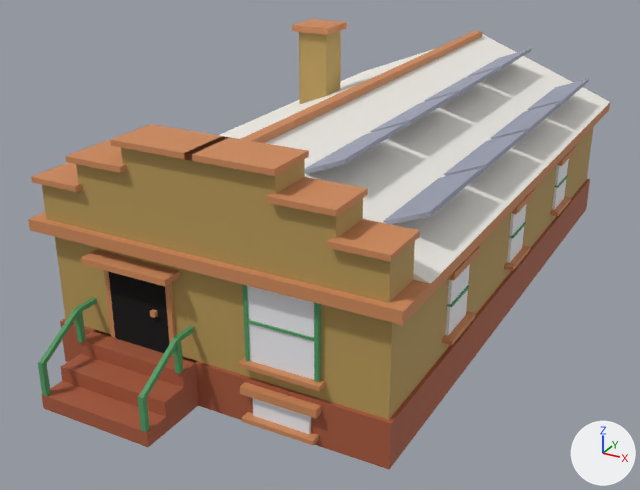
The Blender file assets/managed-models/buildings/house-1x2-1f-dutch-a-solar/house-1x2-1f-dutch-a-solar.blend: old version first, new version second.
The view is the same before and after, from a 50 mm camera at (1.097, -2.263, 1.224) aimed at (-0.07, -0.142, 0.163). Every picture has the same lights, and +X, +Y and +Z are marked at lower right. The first picture is the older version.

Script lines for the objects in view, before the commit:
```python
me_house_1x2_1f_dutch_a_solar = bpy.data.meshes.new('house-1x2-1f-dutch-a-solar')
me_house_1x2_1f_dutch_a_solar.from_pydata(...)  # 688 vertices, 512 faces; spans x -0.5..0.5, y -1.0..1.0, z 0.0..0.73
me_house_1x2_1f_dutch_a_solar.materials.append(mat_m_house_1x2_1f_dutch_a_solar)
ob_house_1x2_1f_dutch_a_solar = bpy.data.objects.new('house-1x2-1f-dutch-a-solar', me_house_1x2_1f_dutch_a_solar)
ob_house_1x2_1f_dutch_a_solar.location = (0.0, 0.0, 0.0)
```
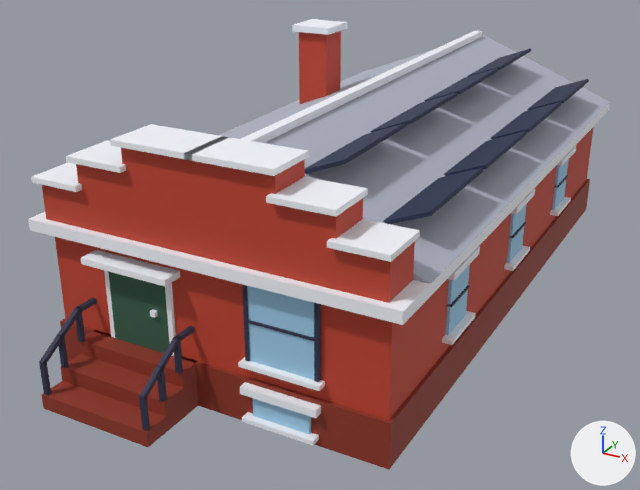
Where the change shows, as pixel boxes (x1, y1, x2, y2) in the pictures (640 x 490 px; the box of a moved part takes in the faces that stretch with it):
part 1 of me_house_1x2_1f_dutch_a_solar, added: after (57, 334, 68, 368)
part 2 of me_house_1x2_1f_dutch_a_solar, added: after (156, 366, 167, 402)
part 3 of me_house_1x2_1f_dutch_a_solar, moved or reshaped: before (38, 299, 97, 396); after (39, 299, 97, 395)
part 4 of me_house_1x2_1f_dutch_a_solar, moved or reshaped: before (138, 327, 194, 432); after (139, 327, 194, 431)
part 5 of me_house_1x2_1f_dutch_a_solar, surface changed: (28, 19, 610, 469) in both

The edits, one by one:
me_house_1x2_1f_dutch_a_solar is used by ob_house_1x2_1f_dutch_a_solar; location (0.0, 0.0, 0.0).
me_house_1x2_1f_dutch_a_solar had 688 vertices, 512 faces and spanned x -0.5..0.5, y -1.0..1.0, z 0.0..0.73.
me_house_1x2_1f_dutch_a_solar now has 704 vertices, 524 faces and spans x -0.5..0.5, y -1.0..1.0, z 0.0..0.73.
me_house_1x2_1f_dutch_a_solar part 1: a new loose piece, a box spanning x -0.356..-0.344, y -0.931..-0.919, z 0.08..0.172, in mat_m_house_1x2_1f_dutch_a_solar.
me_house_1x2_1f_dutch_a_solar part 2: a new loose piece, a box spanning x -0.056..-0.044, y -0.931..-0.919, z 0.08..0.172, in mat_m_house_1x2_1f_dutch_a_solar.
Part 3, on me_house_1x2_1f_dutch_a_solar:
18 faces are deleted.
18 new faces join them.
Part 4, on me_house_1x2_1f_dutch_a_solar:
2 vertices are removed from x -0.06..-0.04, y -0.99, z 0.13.
19 faces are deleted.
2 vertices are added at (-0.04, -0.98, 0.13), (-0.06, -0.98, 0.13).
19 new faces join them.
me_house_1x2_1f_dutch_a_solar part 5: 475 kept faces spanning x -0.5..0.5, y -1.0..1.0, z 0.0..0.73 get new texture (UV) coordinates.
